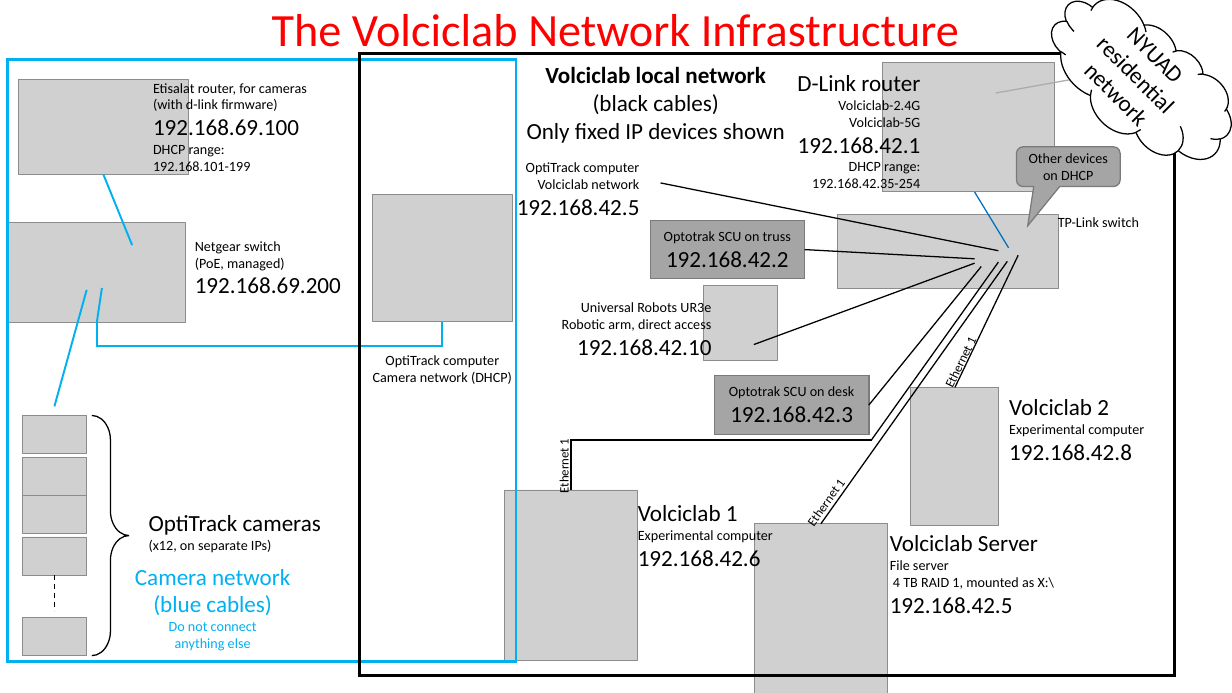
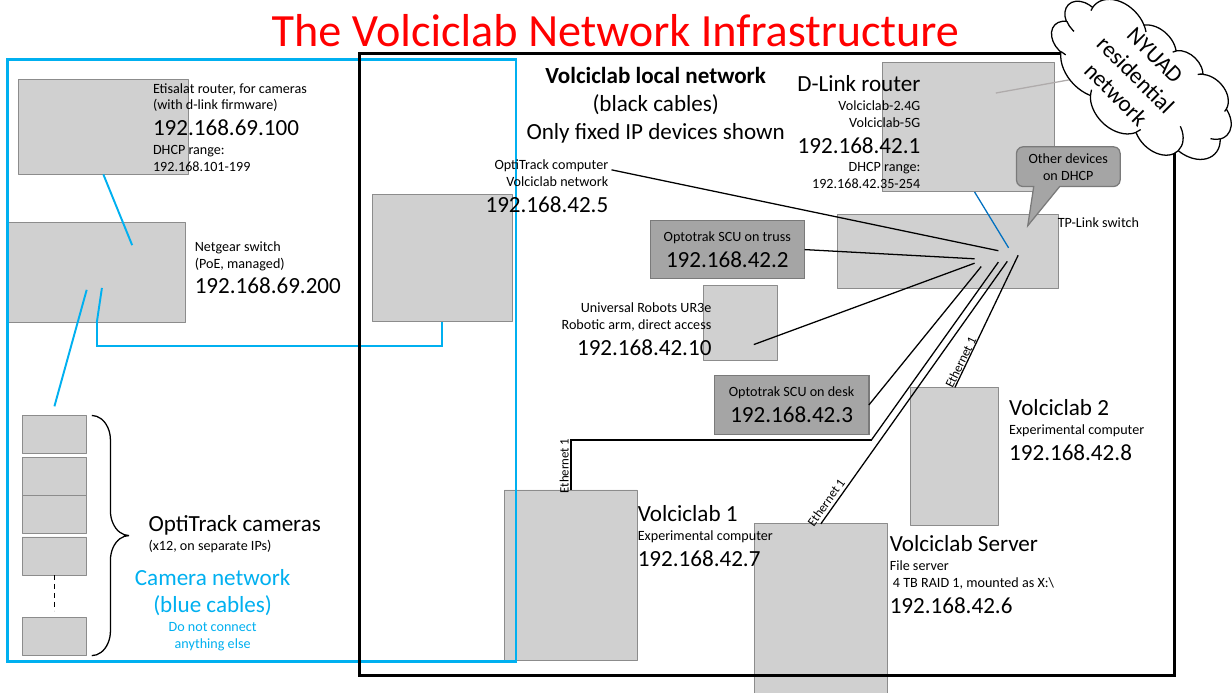
Before and after one commit to ha5dzs/volciclab-utilities, a slide deck: slide 1 of img/volciclab_network.pptx. Drawn at 1232x693 pixels with LibreOffice and Linux fonts; fonts in the diff are those of the drawing; grey boxes stand for pictures. Boxes give left, top, right and bottom in pixels: in the first picture for what was removed or moved away, otherwise in the second. Text is boxed around its words. In the diff, an @@ line names an element or a change of style, - is before the commit and + after.

```diff
--- a/img/volciclab_network.pptx
+++ b/img/volciclab_network.pptx
@@ text "OptiTrack computer" rewrapped from <box>517,162,640,215</box> to <box>486,158,609,219</box> @@
@@ line moved from (999, 250) - (661, 183) to (999, 250) - (612, 170) @@
@@ text removed at <box>373,355,512,384</box> @@
-OptiTrack computer
-Camera network (DHCP)
@@ text at <box>638,546,761,572</box>: text changed @@
-192.168.42.6
+192.168.42.7
@@ text at <box>890,597,1013,613</box>: text changed @@
-192.168.42.5
+192.168.42.6
```
Also in this commit, not shown: 1 other file.
